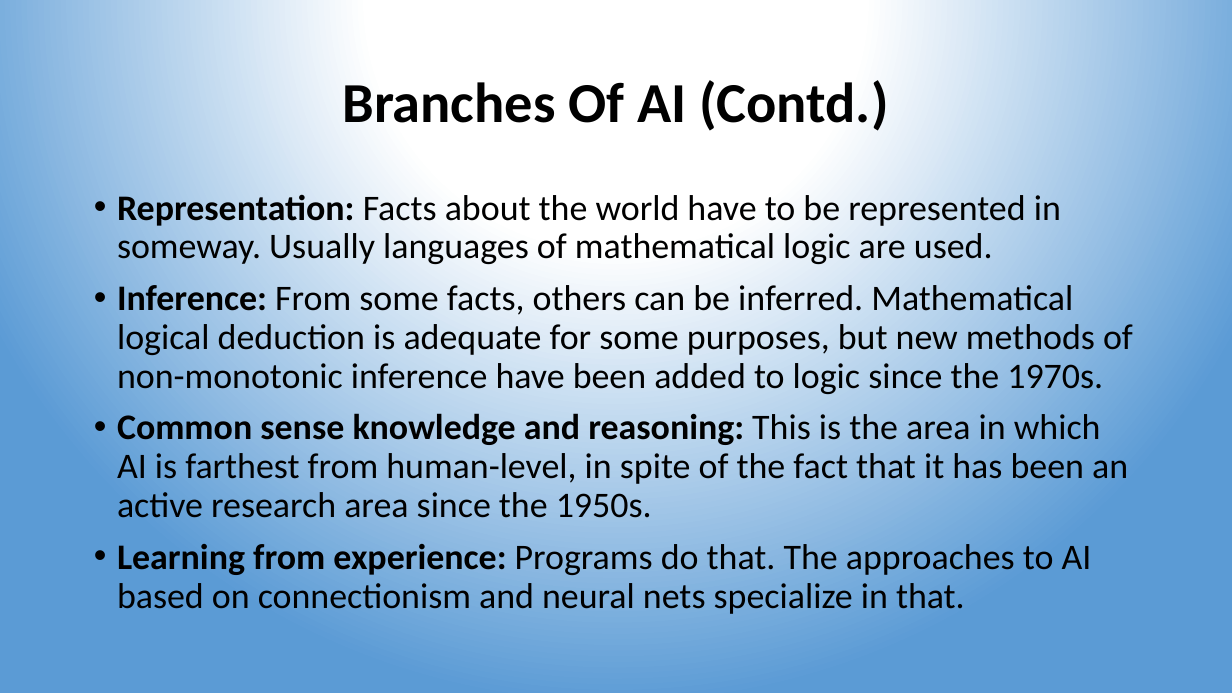
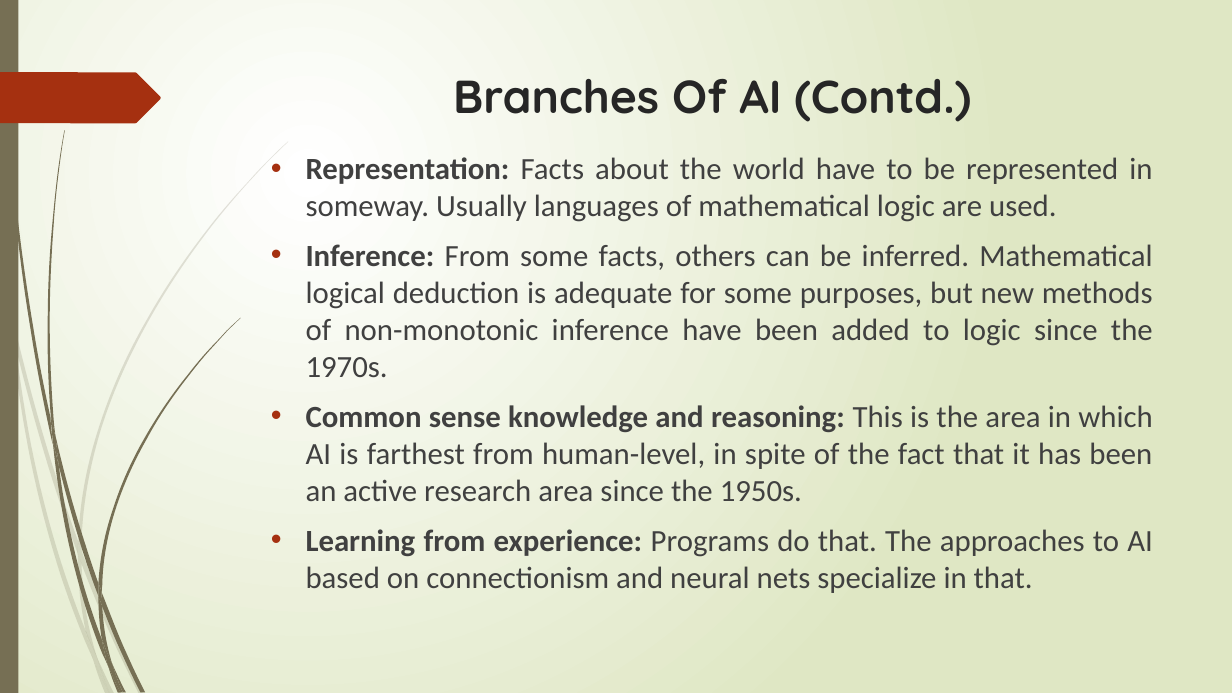
Before and after one commit to lalitgiri/Angular_Practice_Program, a slide deck: slide 19 of Ecommerce-Project/report data/colloquium.pptx. Drawn at 1232x693 pixels with LibreOffice and Linux fonts; fonts in the diff are those of the drawing. Boxes give left, top, right and bottom in pixels: in the first picture for what was removed or moved away, otherwise in the second. Text is boxed around its words. In the diff, an @@ line names an element or a change of style, - is before the commit and + after.

```diff
--- a/Ecommerce-Project/report data/colloquium.pptx
+++ b/Ecommerce-Project/report data/colloquium.pptx
@@ background gradient #FFFFFF to #5B9BD5 to gradient #FFFFFF to #DFE8C4 @@
@@ rectangle added at bbox=[0, 0, 18, 693], fill #766F54 @@
@@ freeform shape added at bbox=[0, 72, 161, 123], fill #A53010 @@
@@ title "Branches Of AI (Contd.)": place and size @@
-title "Branches Of AI (Contd.)" at bbox=[342, 80, 888, 131]
+title "Branches Of AI (Contd.)" at bbox=[453, 79, 971, 122]
@@ title "Branches Of AI (Contd.)" at bbox=[453, 79, 971, 122]: size 44 to 36 pt, font Calibri to Quicksand, text colour #000000 to #262626; line spacing 0.9 to 1; vertical alignment middle to top @@
@@ text "Representation: Facts about the world ...": place and size @@
-text "Representation: Facts about the world ..." at bbox=[117, 190, 1133, 614]
+text "Representation: Facts about the world ..." at bbox=[306, 157, 1153, 593]
@@ text "Representation: Facts about the world ..." at bbox=[306, 157, 1153, 593]: size 28 to 24 pt, text colour #000000 to #404040; alignment left to justified; indent changed; line spacing 0.9 to 1 @@
@@ group added at bbox=[0, 141, 288, 693]: 10 freeform shapes @@
@@ group added at bbox=[3, 0, 240, 693]: 12 freeform shapes @@
```
Also in this commit, not shown: 28 other slides changed, 23 other files.
